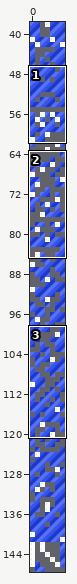
Tiled map -- LudumDare/resources/maps/bluelevel.tmx. Above: a wide view before the commit, with the close-up outlined.
Close-up. Before:
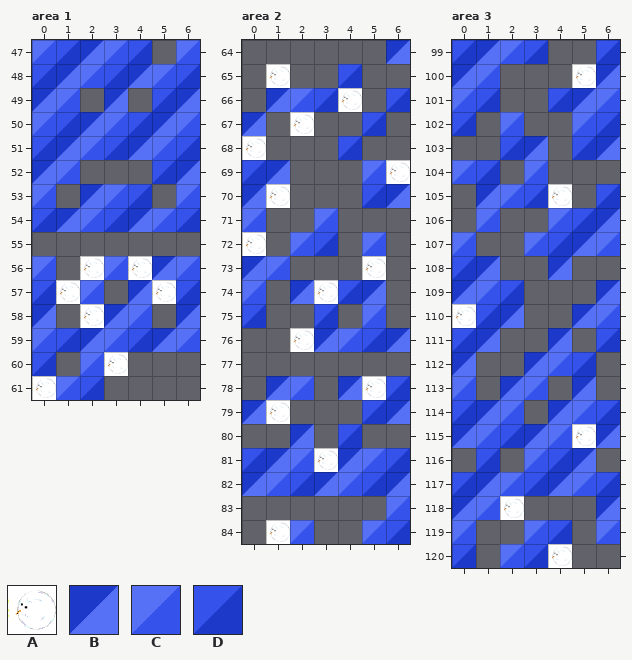
Cells are 64x64 px. Shown: area 1 x 0..6, y 47..61; area 2 x 0..6, y 64..84; area 3 x 0..6, y 99..120. The commit also changed other parts of the map, which this record leaves out.
Key: from "enemytileset": A 3 "snow"; from "rainbowTileSet": B 4, C 11, D 18.
_ is an empty cell, # one hidden under a higher layer.
Layers that did not change in this view are not listed.
Layer "Tile Layer 2" before, area 1, first column x 0:
47 _______
48 _______
49 _______
50 _______
51 _______
52 _______
53 _______
54 _______
55 _______
56 __A_A__
57 _A___A_
58 __A____
59 _______
60 ___A___
61 A______
Layer "Tile Layer 1" before, area 2, first column x 0:
64 ______B
65 _#__D__
66 _BCD__D
67 B____D_
68 #___D__
69 DB___C#
70 B#___DB
71 C__C___
72 __CD_C_
73 BC___#_
74 C_B#DB_
75 D__D_C_
76 __#BCDB
77 _______
78 _BC_B#D
79 B____DB
80 __B_D__
81 DBC_BCD
82 BCDBCDB
83 ______C
84 _#C__CD
Layer "Tile Layer 2" before, area 2, first column x 0:
64 _______
65 _A_____
66 ____A__
67 __A____
68 A______
69 ______A
70 _A_____
71 _______
72 A______
73 _____A_
74 ___A___
75 _______
76 __A____
77 _______
78 _____A_
79 _A_____
80 _______
81 ___A___
82 _______
83 _______
84 _A_____
Layer "Tile Layer 1" before, area 3, first column x 0:
 99 DBCD__D
100 BC___#B
101 CD__DBC
102 D_C__CD
103 __DB_DB
104 CD_C___
105 _BCD__D
106 _C__CDB
107 C__CDBC
108 DB__B__
109 BCD___B
110 #DB__BC
111 DB__B_D
112 B__BCD_
113 C_BC_B_
114 DBC_BCD
115 BCDBC#B
116 _D_CDB_
117 DBCDBCD
118 BC____B
119 C__CD_C
120 D_CD#__
Layer "Tile Layer 2" before, area 3, first column x 0:
 99 _______
100 _____A_
101 _______
102 _______
103 _______
104 _______
105 ____A__
106 _______
107 _______
108 _______
109 _______
110 A______
111 _______
112 _______
113 _______
114 _______
115 _____A_
116 _______
117 _______
118 __A____
119 _______
120 ____A__
Now the later version:
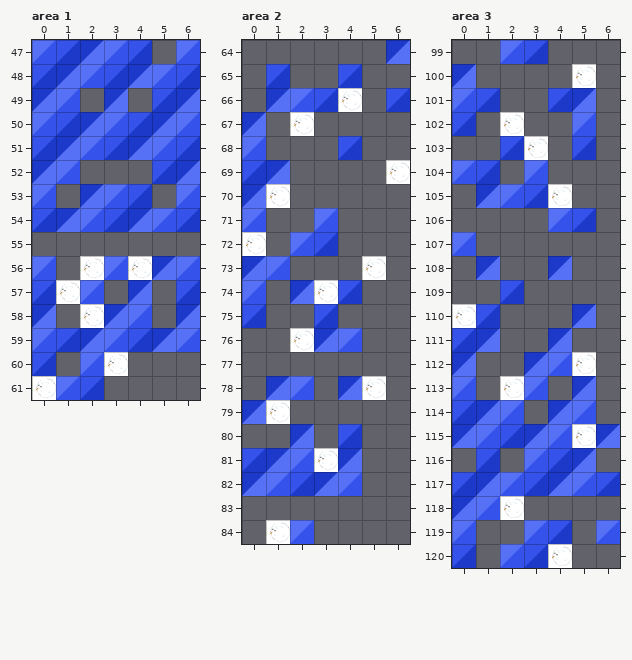
Changes in this commit:
Changed rows in their new state; . is an unchanged cell.
Layer "Tile Layer 2", area 1:
first column x 5:
57 _
Layer "Tile Layer 1", area 2:
first column x 5:
67 _.
69 _.
70 __
72 _.
74 _.
75 _.
76 __
78 ._
79 __
81 __
82 __
83 ._
84 __
Layer "Tile Layer 2", area 2:
first column x 0:
65 ._
68 _.
Layer "Tile Layer 1", area 3:
first column x 0:
 99 __...._
100 ._...._
101 ......_
102 ......_
103 ......_
105 ......_
106 ._...._
107 ...____
108 _......
109 __...._
110 .._..._
111 ......_
114 ......_
first column x 6:
118 _
Layer "Tile Layer 2", area 3:
first column x 2:
102 A.
103 .A
first column x 2:
112 ...A
113 A...
